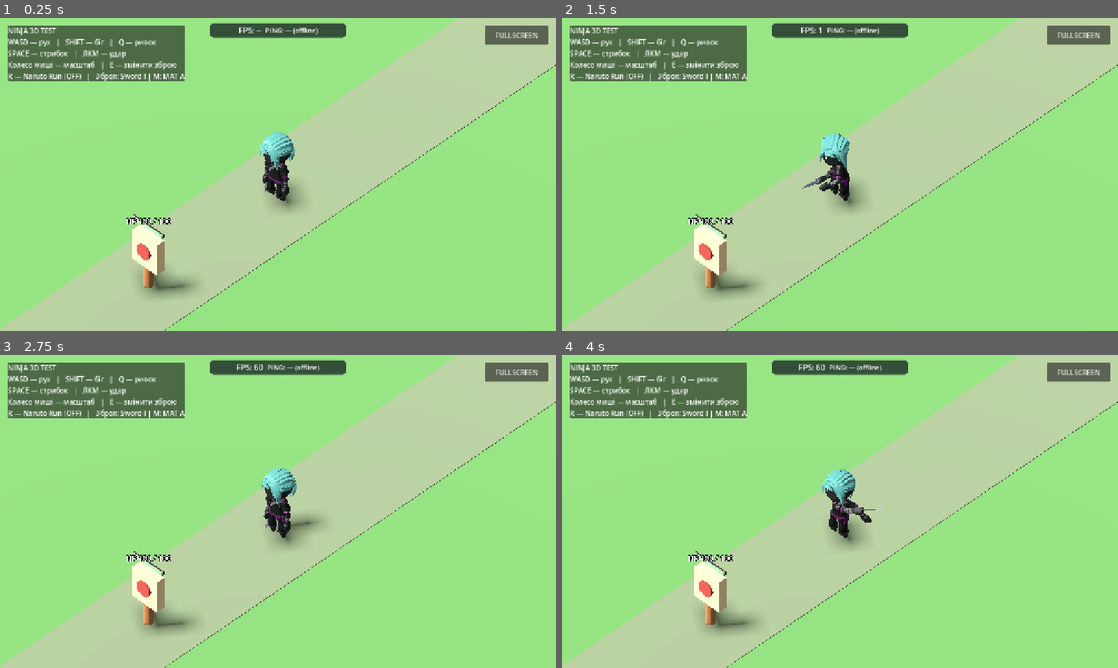
Above: before the commit, frames 1-4 (two rows, left to right).
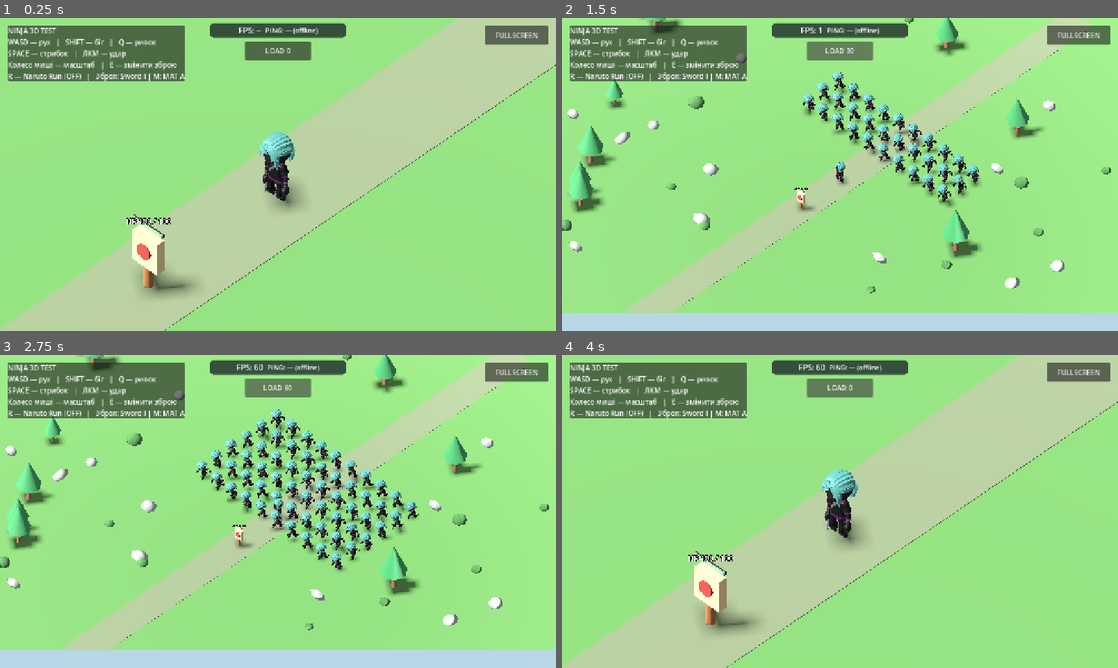
Above: after the commit, the same moments.

Repository: levian47/riskfate-3d-pro
Game: Godot game, scene res://main.tscn
The game is run twice, just before and just after one commit, with the same random seed, the same clock (stepped at 60 frames per second) and the same inputs.
Inputs (mouse positions are in pixels of both pictures, inside the frame that each line leads up to):
- Up to frame 1 (0.25 s): no input
- Up to frame 2 (1.5 s): click (840, 49) at 0.5 s, where only the run after the commit has a clickable "LOAD 0"; click (840, 49) at 1.25 s, where only the run after the commit has a clickable "LOAD 10"
- Up to frame 3 (2.75 s): click (278, 386) at 2 s, where only the run after the commit has a clickable "LOAD 30"
- Up to frame 4 (4 s): click (840, 386) at 2.75 s, where only the run after the commit has a clickable "LOAD 60"; click (840, 386) at 3.5 s, where only the run after the commit has a clickable "LOAD 100"

The runs differ from the first frame. In frame 1, 0.7% of the frame differs, in the area x 44-56%, y 7-14%; in frame 2, 32%; in frame 3, 34%, in the area x 0-100%, y 0-100%; in frame 4, 1.3%.

Commit message:
Add opt-in 10/30/60/100 animated Ninja load scenario and default to material A

Diff:
--- a/main.gd
+++ b/main.gd
@@ -11,6 +11,7 @@
 const TOUCH_HUD_SCRIPT := preload("res://touch_hud.gd")
 const HUD_BUILDER := preload("res://ui/hud_builder.gd")
 const SKELETON_DEBUG := preload("res://ui/skeleton_debug.gd")
+const CROWD_BENCHMARK := preload("res://tests/ninja_crowd_benchmark.gd")
 const ANIMATION_BUILDER := preload("res://characters/player/animation_builder.gd")
 const COMBAT_CONTROLLER := preload("res://characters/player/combat_controller.gd")
 const WEAPON_VISUALS := preload("res://characters/player/weapon_visuals.gd")
@@ -23,6 +24,8 @@
 var ninja_mesh: MeshInstance3D
 var ninja_mesh_variants: Array[Mesh] = []
 var material_variant_index := 1 # Approved A: culling, original retained as control
+var crowd_benchmark = CROWD_BENCHMARK.new()
+var crowd_button: Button
 var animator: AnimationPlayer
 var camera: Camera3D
 var skeleton_debug: MeshInstance3D
@@ -47,6 +50,7 @@
 	_build_hero()
 	_build_camera()
 	_build_ui()
+	crowd_benchmark.initialize(self)
 
 func _process(delta: float) -> void:
 	# Sample twice per second to keep the counter readable and inexpensive.
@@ -95,6 +99,9 @@
 	if event is InputEventKey and event.pressed and not event.echo and event.keycode == KEY_K:
 		_toggle_skeleton_debug()
 		return
+	if event is InputEventKey and event.pressed and not event.echo and event.keycode == KEY_F7:
+		_cycle_crowd_benchmark()
+		return
 	if event is InputEventKey and event.pressed and not event.echo and event.keycode == KEY_M:
 		_cycle_ninja_materials()
 		return
@@ -134,12 +141,22 @@
 func _cycle_ninja_materials() -> void:
 	if ninja_mesh == null or ninja_mesh_variants.size() != 3:
 		return
-	material_variant_index = (material_variant_index + 1) % ninja_mesh_variants.size()
+	material_variant_index = (material_variant_index + 1) % 2 # B rejected after visual QA
 	ninja_mesh.mesh = ninja_mesh_variants[material_variant_index]
+	crowd_benchmark.set_mesh(ninja_mesh.mesh)
 	if touch_hud != null:
 		touch_hud.material_variant = material_variant_index
 		touch_hud.queue_redraw()
 	_update_weapon_display()
+
+
+func _cycle_crowd_benchmark() -> void:
+	crowd_benchmark.count_index = (crowd_benchmark.count_index + 1) % CROWD_BENCHMARK.COUNTS.size()
+	var count: int = CROWD_BENCHMARK.COUNTS[crowd_benchmark.count_index]
+	crowd_benchmark.set_count(count, MODEL, ninja_mesh.mesh)
+	camera.size = 40.0 if count > 0 else camera_zoom
+	if crowd_button != null:
+		crowd_button.text = "LOAD %d" % count
 
 
 func _find_model_mesh(root: Node) -> MeshInstance3D:
@@ -215,7 +232,8 @@
 func _cycle_mobile_zoom() -> void:
 	mobile_zoom_index = (mobile_zoom_index + 1) % MOBILE_ZOOM_LEVELS.size()
 	camera_zoom = float(MOBILE_ZOOM_LEVELS[mobile_zoom_index])
-	camera.size = camera_zoom
+	if crowd_benchmark.count_index == 0:
+		camera.size = camera_zoom
 	if touch_hud != null:
 		touch_hud.zoom_level = mobile_zoom_index + 1
 		touch_hud.queue_redraw()
@@ -316,6 +334,17 @@
 	canvas.name = "HUD"
 	add_child(canvas)
 	fps_label = HUD_BUILDER.build_fps_counter(canvas)
+	crowd_button = Button.new()
+	crowd_button.name = "CrowdBenchmarkButton"
+	crowd_button.text = "LOAD 0"
+	crowd_button.anchor_left = 0.5
+	crowd_button.anchor_right = 0.5
+	crowd_button.offset_left = -76.0
+	crowd_button.offset_right = 76.0
+	crowd_button.offset_top = 54.0
+	crowd_button.offset_bottom = 97.0
+	crowd_button.pressed.connect(_cycle_crowd_benchmark)
+	canvas.add_child(crowd_button)
 	if DisplayServer.is_touchscreen_available():
 		# Multiple fingers are handled independently in touch_hud.gd.
 		touch_hud = TOUCH_HUD_SCRIPT.new()
